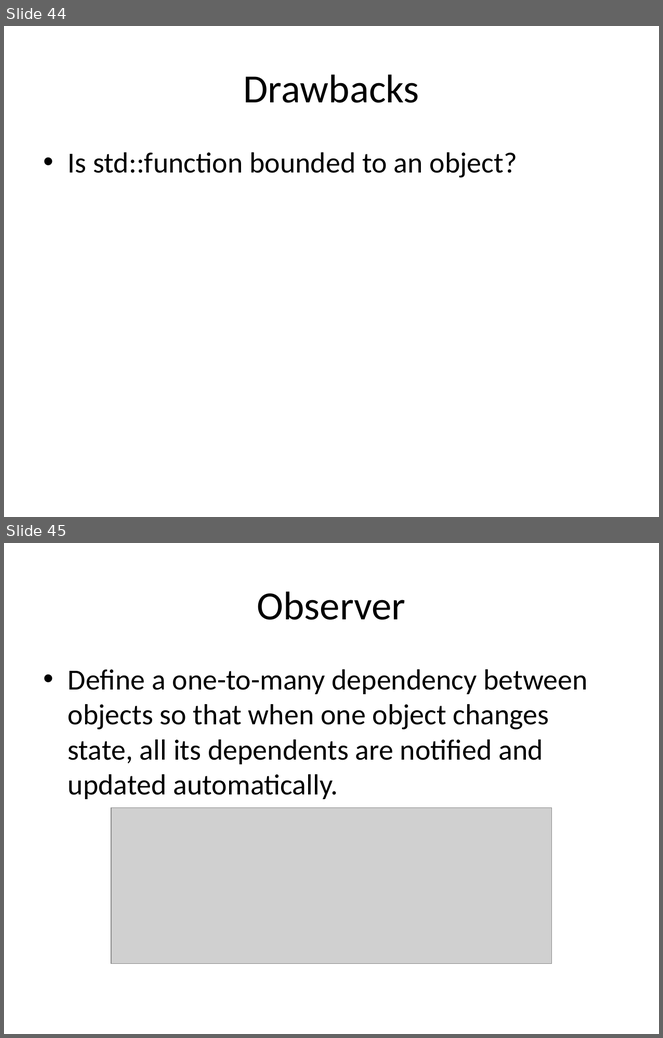
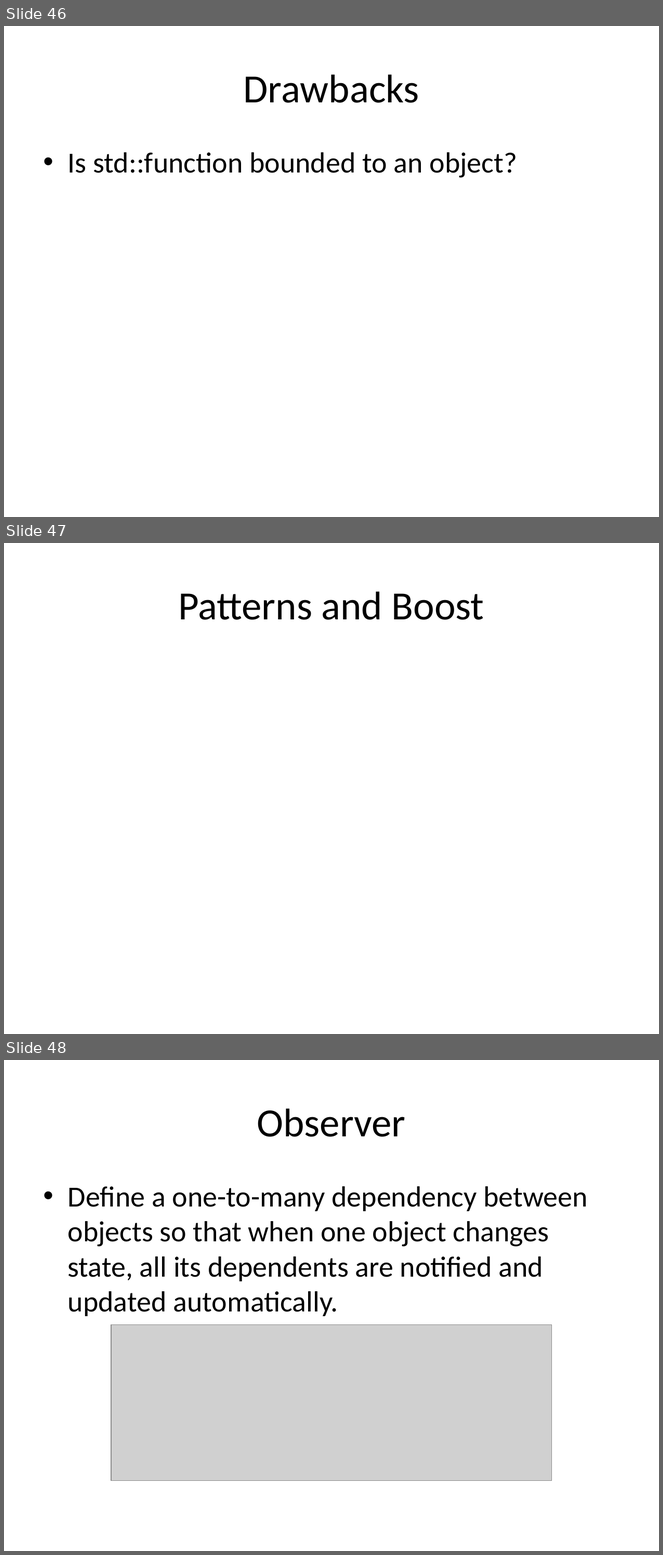
Before and after one commit to kamyu104/GofPatterns, a slide deck: Effective patterns.ppt. Shown one above the other, each under a label of ours: slides 44 and 45 before the commit, slides 46, 47 and 48 after it. The pictures are 663x1038 and 663x1555 pixels, drawn with LibreOffice and Linux fonts; fonts in the diff are those of the drawing; grey boxes stand for pictures. Boxes give left, top, right and bottom in pixels: in the first picture for what was removed or moved away, otherwise in the second. Text is boxed around its words. In the diff, an @@ line names an element or a change of style, - is before the commit and + after.

```diff
--- a/Effective patterns.ppt
+++ b/Effective patterns.ppt
@@ slide 47 added at <box>4,543,659,1034</box>, background #FFFFFF @@
@@ title added at <box>178,591,484,620</box>, 44 pt, text #000000 @@
+Patterns and Boost
@@ what was slide 44 is now slide 46 @@
@@ what was slide 45 is now slide 48 @@
```
Also in this commit, not shown: 2 other slides added, 1 other file.
